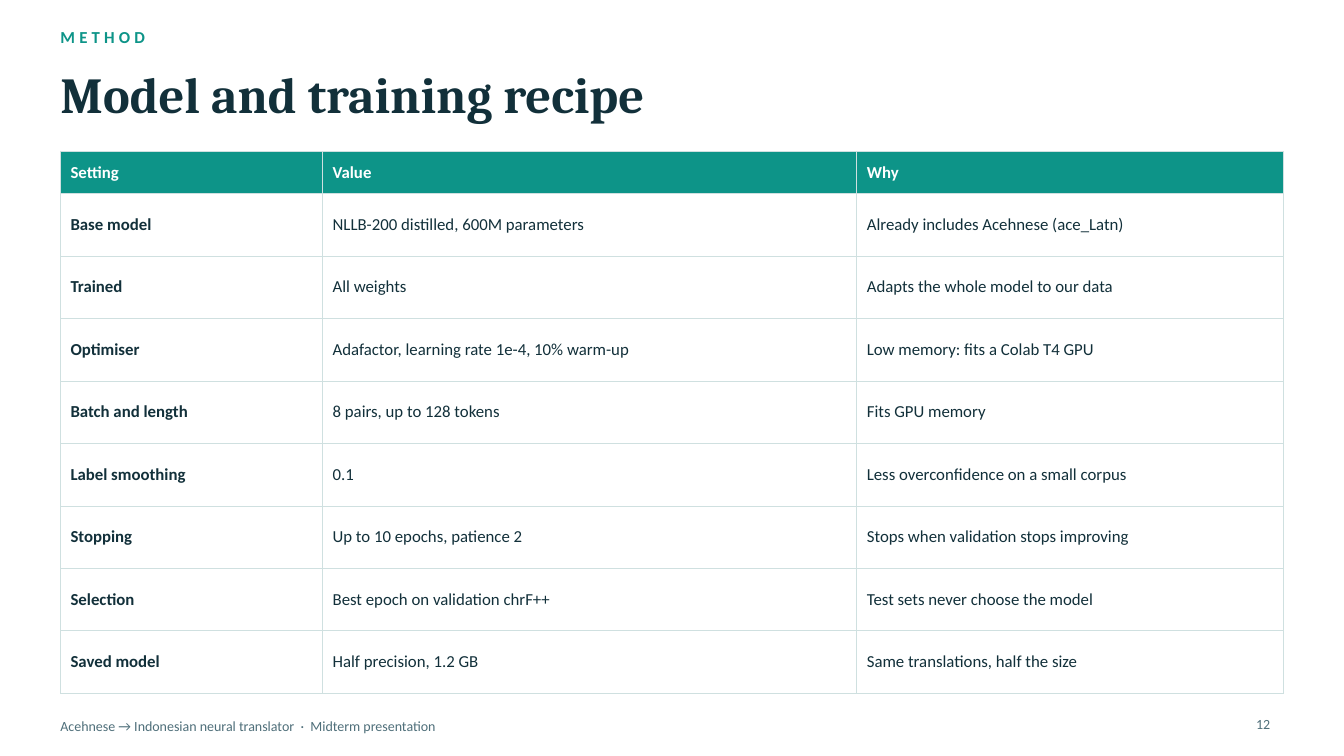
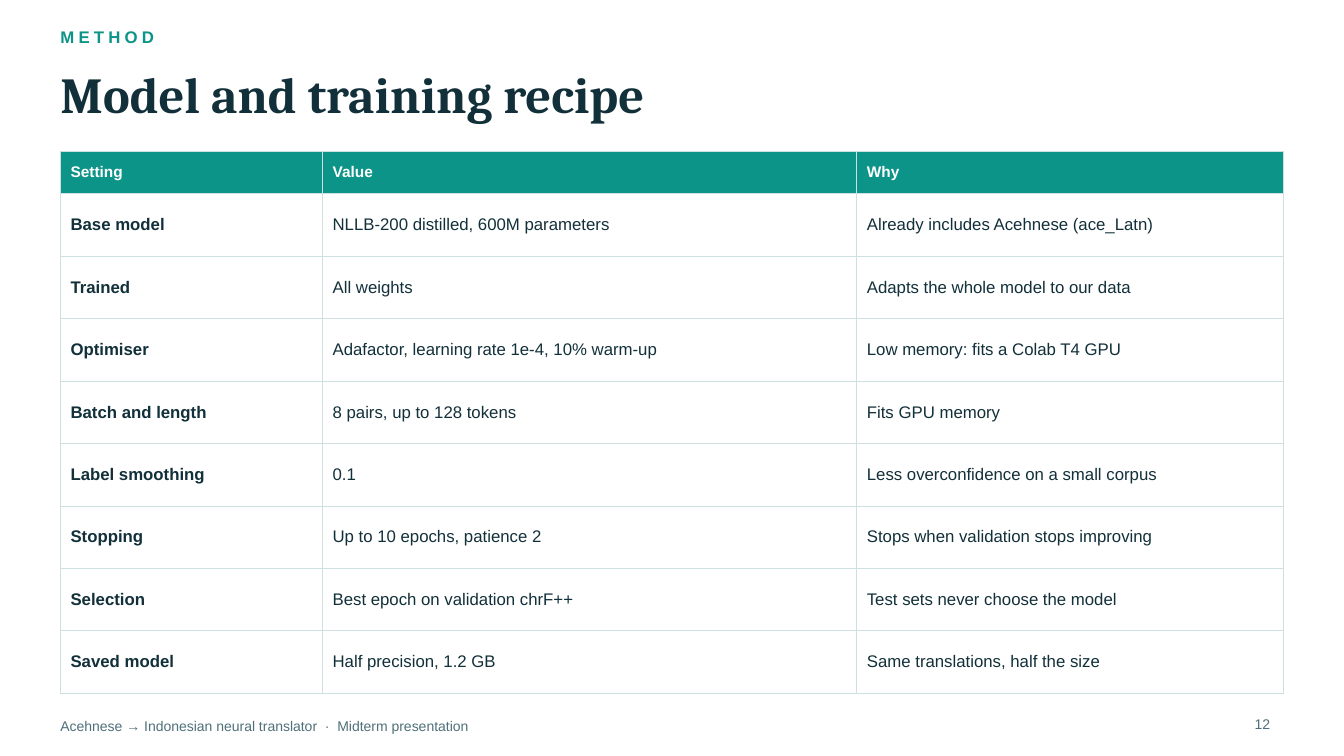
Before and after one commit to Mutaib-yye/aceh_code, a slide deck: slide 12 of reports/Acehnese_Indonesian_Translator_Presentation.pptx. Drawn at 1344x756 pixels with LibreOffice and Linux fonts; fonts in the diff are those of the drawing. Boxes give left, top, right and bottom in pixels: in the first picture for what was removed or moved away, otherwise in the second. Text is boxed around its words. In the diff, an @@ line names an element or a change of style, - is before the commit and + after.

```diff
--- a/reports/Acehnese_Indonesian_Translator_Presentation.pptx
+++ b/reports/Acehnese_Indonesian_Translator_Presentation.pptx
@@ table at [60, 151, 1284, 675] @@
@@ size 12 to 11 pt in "Setting", "Value", "Why" @@
@@ font Calibri to Arial @@
@@ font Calibri to Arial in 3 elements at [60, 31, 154, 43], [1255, 719, 1271, 729], [60, 721, 469, 734] @@
```
Also in this commit, not shown: 23 other slides changed, 1 other file.
